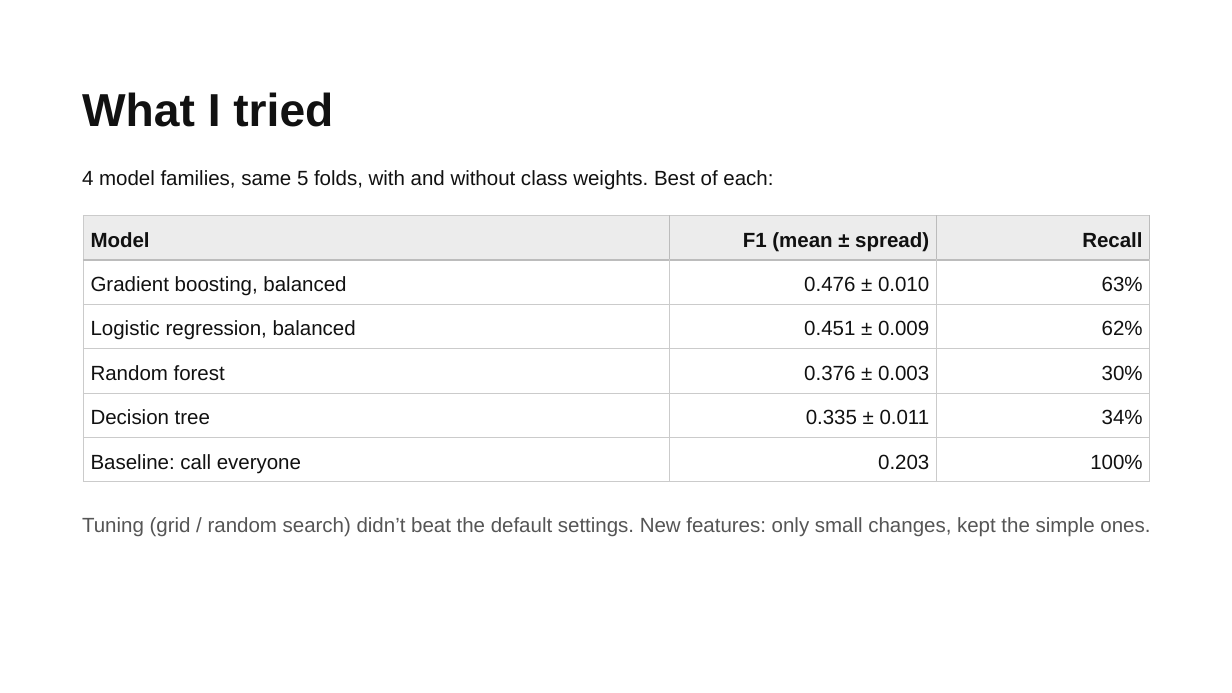
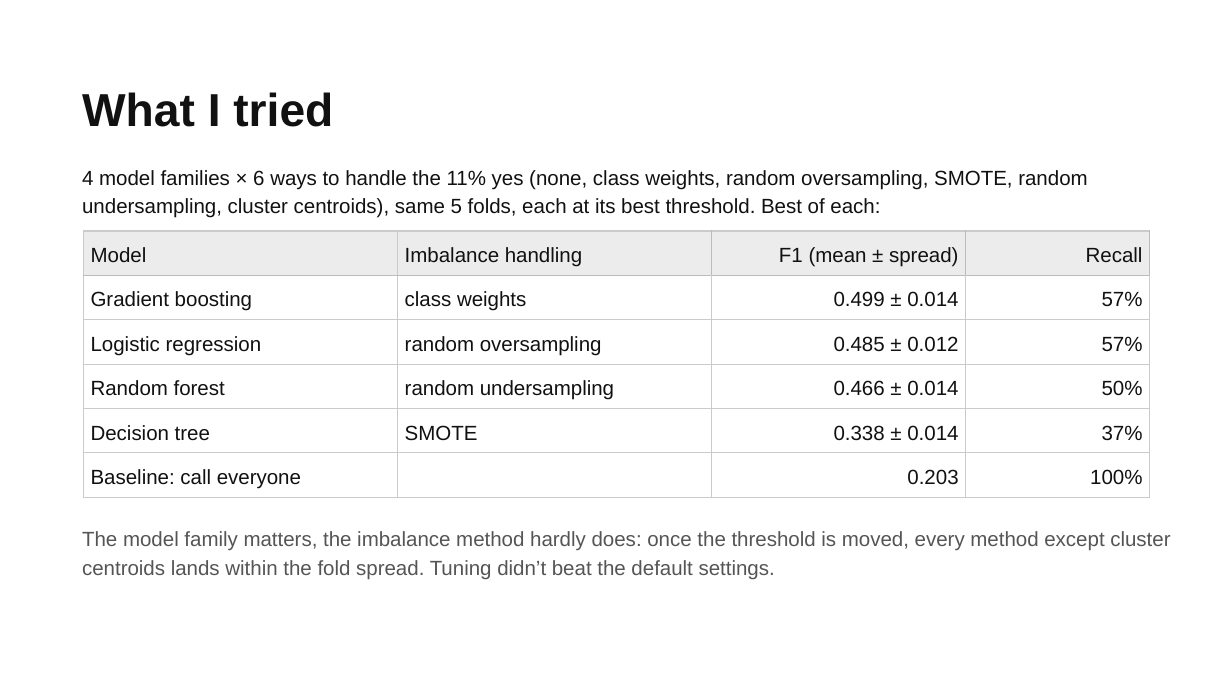
Before and after one commit to TamimWahage/project-2-ml, a slide deck: slide 5 of presentation/Bank Marketing Who Subscribes.pptx. Drawn at 1232x693 pixels with LibreOffice and Linux fonts; fonts in the diff are those of the drawing. Boxes give left, top, right and bottom in pixels: in the first picture for what was removed or moved away, otherwise in the second. Text is boxed around its words. In the diff, an @@ line names an element or a change of style, - is before the commit and + after.

Commit message:
Adjusting imbalance measueres

```diff
--- a/presentation/Bank Marketing Who Subscribes.pptx
+++ b/presentation/Bank Marketing Who Subscribes.pptx
@@ text at (x1=82, y1=170, x2=1087, y2=218): text changed @@
-4 model families, same 5 folds, with and without class weights. Best of each:
+4 model families × 6 ways to handle the 11% yes (none, class weights, random oversampling, SMOTE, random undersampling, cluster centroids), same 5 folds, each at its best threshold. Best of each:
@@ table at (x1=83, y1=231, x2=1150, y2=497) @@
-column 1: Model | Gradient boosting, balanced | Logistic regression, balanced | Random forest | Decision tree | Baseline: call everyone
-column 2: F1 (mean ± spread) | 0.476 ± 0.010 | 0.451 ± 0.009 | 0.376 ± 0.003 | 0.335 ± 0.011 | 0.203
-column 3: Recall | 63% | 62% | 30% | 34% | 100%
+column 1: Model | Gradient boosting | Logistic regression | Random forest | Decision tree | Baseline: call everyone
+column 2: Imbalance handling | class weights | random oversampling | random undersampling | SMOTE | 
+column 3: F1 (mean ± spread) | 0.499 ± 0.014 | 0.485 ± 0.012 | 0.466 ± 0.014 | 0.338 ± 0.014 | 0.203
+column 4: Recall | 57% | 57% | 50% | 37% | 100%
@@ table moved from (x1=83, y1=215, x2=1151, y2=482) to (x1=83, y1=231, x2=1150, y2=497) @@
@@ text at (x1=82, y1=531, x2=1170, y2=580): text changed @@
-Tuning (grid / random search) didn’t beat the default settings. New features: only small changes, kept the simple ones.
+The model family matters, the imbalance method hardly does: once the threshold is moved, every method except cluster centroids lands within the fold spread. Tuning didn’t beat the default settings.
```
Also in this commit, not shown: 3 other slides changed, 4 other files.
